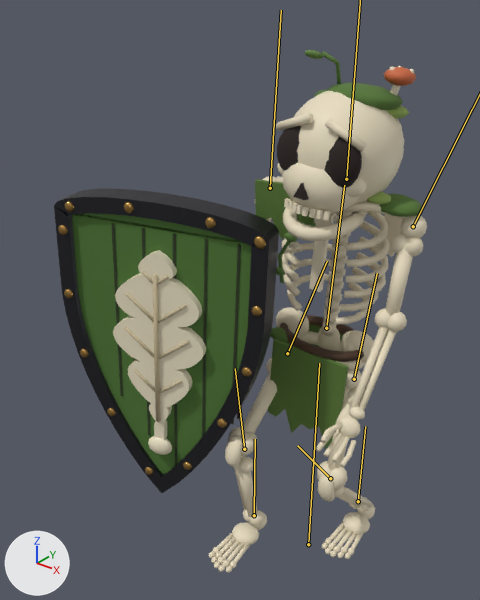
Before and after pictures for a commit that changed the glTF model godot/guardians/rigged/mossward_rig.glb.
The view is the same before and after, from a camera (50 mm lens) standing at (0.895, -1.543, 1.757) and looking at (-0.237, -0.128, 0.88). The axes (+X, +Y, +Z) are drawn at lower left. The lights are the same throughout. The first picture is the older version. Both versions are drawn at frame 0 of the action 'walk'; the numbers are the values there. The bones that change are drawn over the model as lines.

In view in the first picture: 'Head', 'LeftArm', 'LeftLeg', 'RightArm', 'RightLeg', 'Shield', 'Torso'.
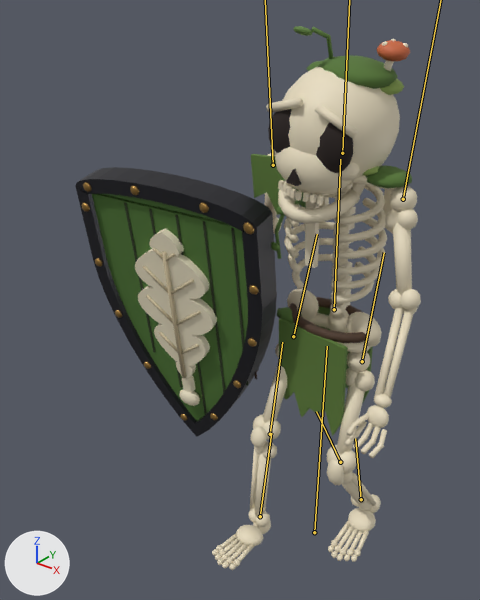
Patch to the scene script:
```diff
--- a/godot/guardians/rigged/mossward_rig.glb.py
+++ b/godot/guardians/rigged/mossward_rig.glb.py
@@ bone_root @@
 bone_root = bpy.data.objects['MosswardRig'].pose.bones['Root']
-bone_root.location = (-0.022, -0.082, 0.0)
+bone_root.location = (0.0, -0.012, 0.0)
@@ bone_torso @@
 bone_torso = bpy.data.objects['MosswardRig'].pose.bones['Torso']  # child of 'Root'
-bone_torso.rotation_quaternion = (0.997, 0.033, 0.06, -0.045)  # degrees (3, 7, -5)
+bone_torso.rotation_quaternion = (0.998, 0.041, -0.04, -0.012)  # degrees (5, -5, -2)
@@ bone_head @@
 bone_head = bpy.data.objects['MosswardRig'].pose.bones['Head']  # child of 'Torso'
-bone_head.rotation_quaternion = (0.994, -0.073, -0.048, 0.061)  # degrees (-9, -5, 7)
+bone_head.rotation_quaternion = (0.999, -0.002, 0.042, 0.0)  # degrees (0, 5, 0)
@@ bone_leftarm @@
 bone_leftarm = bpy.data.objects['MosswardRig'].pose.bones['LeftArm']  # child of 'Torso'
-bone_leftarm.rotation_quaternion = (0.999, -0.038, -0.001, 0.023)  # degrees (-4, 0, 3)
+bone_leftarm.rotation_quaternion = (0.999, 0.049, -0.001, -0.02)  # degrees (6, 0, -2)
@@ bone_rightarm @@
 bone_rightarm = bpy.data.objects['MosswardRig'].pose.bones['RightArm']  # child of 'Torso'
-bone_rightarm.rotation_quaternion = (0.973, -0.209, 0.02, -0.092)  # degrees (-24, 0, -11)
+bone_rightarm.rotation_quaternion = (0.989, -0.148, -0.004, 0.03)  # degrees (-17, 0, 3)
@@ bone_leftleg @@
 bone_leftleg = bpy.data.objects['MosswardRig'].pose.bones['LeftLeg']  # child of 'Root'
-bone_leftleg.rotation_quaternion = (0.938, -0.346, 0.0, 0.0)  # degrees (-40, 0, 0)
+bone_leftleg.rotation_quaternion = (0.986, -0.165, 0.0, 0.0)  # degrees (-19, 0, 0)
@@ bone_leftknee @@
 bone_leftknee = bpy.data.objects['MosswardRig'].pose.bones['LeftKnee']  # child of 'LeftLeg'
-bone_leftknee.rotation_quaternion = (0.912, 0.41, 0.0, 0.0)  # degrees (48, 0, 0)
+bone_leftknee.rotation_quaternion = (0.997, 0.078, 0.0, 0.0)  # degrees (9, 0, 0)
@@ bone_leftfoot @@
 bone_leftfoot = bpy.data.objects['MosswardRig'].pose.bones['LeftFoot']  # child of 'LeftKnee'
-bone_leftfoot.rotation_quaternion = (0.998, -0.069, 0.0, 0.0)  # degrees (-8, 0, 0)
+bone_leftfoot.rotation_quaternion = (1.0, 0.002, 0.0, 0.0)  # degrees (0, 0, 0)
@@ bone_rightleg @@
 bone_rightleg = bpy.data.objects['MosswardRig'].pose.bones['RightLeg']  # child of 'Root'
-bone_rightleg.rotation_quaternion = (0.991, -0.133, 0.0, 0.0)  # degrees (-15, 0, 0)
+bone_rightleg.rotation_quaternion = (0.994, -0.111, 0.0, 0.0)  # degrees (-13, 0, 0)
@@ bone_rightknee @@
 bone_rightknee = bpy.data.objects['MosswardRig'].pose.bones['RightKnee']  # child of 'RightLeg'
-bone_rightknee.rotation_quaternion = (0.891, 0.454, 0.0, 0.0)  # degrees (54, 0, 0)
+bone_rightknee.rotation_quaternion = (0.93, 0.367, 0.0, 0.0)  # degrees (43, 0, 0)
@@ bone_rightfoot @@
 bone_rightfoot = bpy.data.objects['MosswardRig'].pose.bones['RightFoot']  # child of 'RightKnee'
-bone_rightfoot.rotation_quaternion = (0.943, -0.332, 0.0, 0.0)  # degrees (-39, 0, 0)
+bone_rightfoot.rotation_quaternion = (0.991, -0.131, 0.0, 0.0)  # degrees (-15, 0, 0)
```

Changed parts and their boxes (x1, y1, x2, y2) in the pictures (480 x 600 px):
'Shield', posed (10% narrower, 11% shorter): before (54, 188, 279, 493); after (75, 167, 277, 437)
'Torso', posed: before (255, 176, 423, 449); after (251, 154, 412, 436)
'Head', posed: before (276, 50, 416, 241); after (266, 26, 410, 224)
'RightArm', posed (31% narrower, 7% taller): before (316, 214, 427, 467); after (345, 186, 421, 458)
'LeftLeg', posed (10% wider): before (209, 358, 277, 573); after (212, 343, 287, 570)
'RightLeg', posed (7% narrower, 10% taller): before (317, 369, 375, 559); after (327, 352, 381, 562)
'LeftArm', posed (mostly hidden): before (263, 176, 276, 222); after (264, 153, 282, 234)
bone 'Root', root to tip: before (308, 544) to (319, 363); after (314, 532) to (327, 346)
bone 'Torso', root to tip: before (326, 328) to (344, 185); after (334, 309) to (340, 159)
bone 'LeftLeg', root to tip: before (287, 353) to (327, 261); after (293, 336) to (317, 234)
bone 'LeftKnee', root to tip: before (244, 449) to (235, 368); after (270, 434) to (282, 342)
bone 'LeftFoot', root to tip: before (254, 515) to (255, 439); after (260, 516) to (271, 433)
bone 'RightLeg', root to tip: before (354, 379) to (377, 273); after (362, 361) to (384, 252)
bone 'RightKnee', root to tip: before (330, 478) to (297, 445); after (340, 462) to (316, 411)
bone 'RightFoot', root to tip: before (358, 501) to (365, 426); after (361, 499) to (355, 438)
